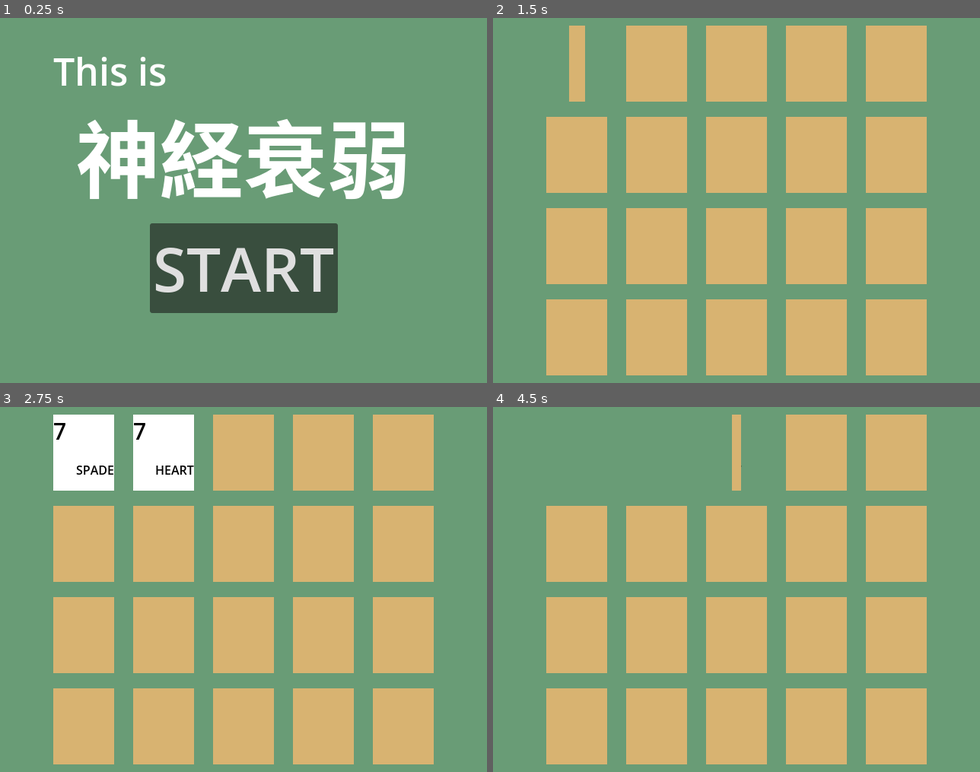
Above: before the commit, frames 1-4 (two rows, left to right).
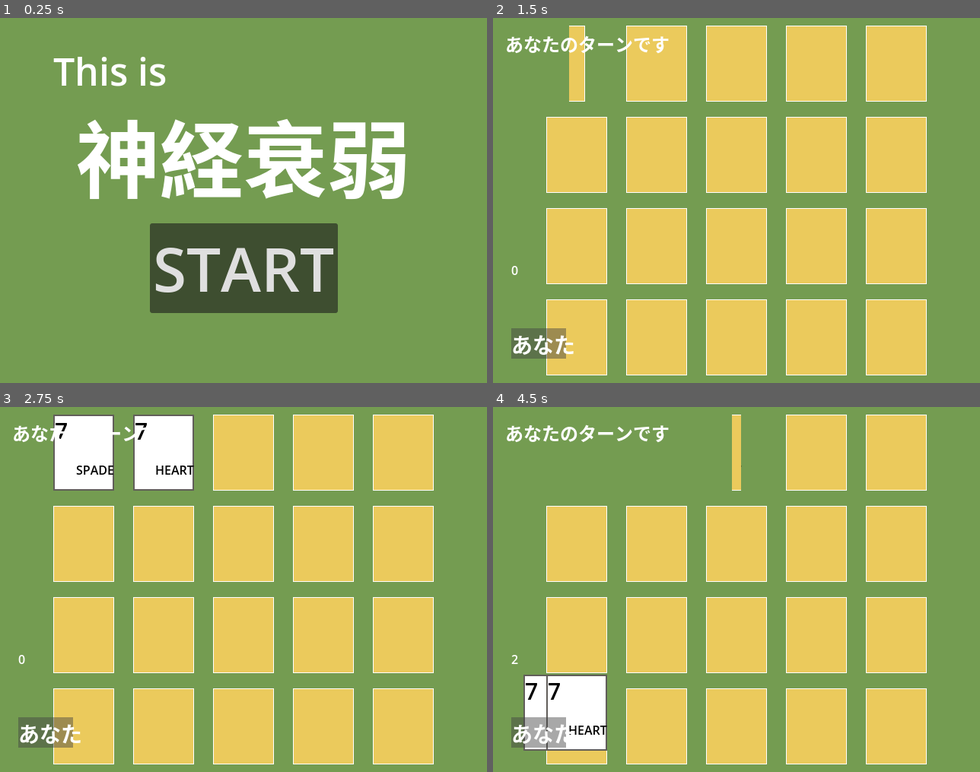
Above: after the commit, the same moments.

Repository: hirohito-doi/godot_concentration_experiment
Game: Godot game, scene res://main.tscn
Same seed, same stepped clock (60 frames per second), same inputs: the game is played once before the commit and once after it.
Inputs (mouse positions are in pixels of both pictures, inside the frame that each line leads up to):
- Up to frame 1 (0.25 s): no input
- Up to frame 2 (1.5 s): click "START" at 0.5 s; click (575, 61) at 1.27 s
- Up to frame 3 (2.75 s): click (165, 450) at 2.02 s
- Up to frame 4 (4.5 s): click (736, 450) at 2.77 s; tap Enter at 4.25 s

The runs differ from the first frame. In frame 1, 82% of the frame differs, in the area x 0-100%, y 0-100%; in frame 2, 53%; in frame 3, 51%; in frame 4, 59%.

Commit message:
ゲーム情報表示追加

Diff:
--- a/app/card.gd
+++ b/app/card.gd
@@ -8,6 +8,17 @@
 
 func set_property(new_index:int, new_number:int, new_suit:String) -> void:
 	index = new_index
+	number = new_number
+	suit = new_suit
+
+	$Face/Number.text = str(number)
+	$Face/Suit.text = suit
+
+# 手札に入ってきた場合の設定
+func set_for_hand(new_number:int, new_suit:String) -> void:
+	$ClickableArea.visible = false
+	$Back.visible = false
+
 	number = new_number
 	suit = new_suit
 
--- a/app/card.tscn
+++ b/app/card.tscn
@@ -1,34 +1,6 @@
 [gd_scene load_steps=7 format=3 uid="uid://5mn8xxs0vakp"]
 
 [ext_resource type="Script" path="res://card.gd" id="1_14qdi"]
-
-[sub_resource type="Animation" id="Animation_57esf"]
-resource_name = "reverse"
-length = 0.4
-tracks/0/type = "value"
-tracks/0/imported = false
-tracks/0/enabled = true
-tracks/0/path = NodePath(".:scale")
-tracks/0/interp = 2
-tracks/0/loop_wrap = true
-tracks/0/keys = {
-"times": PackedFloat32Array(0, 0.2, 0.4),
-"transitions": PackedFloat32Array(1, 1, 1),
-"update": 0,
-"values": [Vector2(1, 1), Vector2(0, 1), Vector2(1, 1)]
-}
-tracks/1/type = "value"
-tracks/1/imported = false
-tracks/1/enabled = true
-tracks/1/path = NodePath("Back:visible")
-tracks/1/interp = 1
-tracks/1/loop_wrap = true
-tracks/1/keys = {
-"times": PackedFloat32Array(0, 0.2),
-"transitions": PackedFloat32Array(1, 1),
-"update": 1,
-"values": [true, false]
-}
 
 [sub_resource type="Animation" id="Animation_h7iwa"]
 resource_name = "bad"
@@ -98,6 +70,34 @@
 "values": [Color(1, 1, 1, 1), Color(1, 1, 1, 0)]
 }
 
+[sub_resource type="Animation" id="Animation_57esf"]
+resource_name = "reverse"
+length = 0.4
+tracks/0/type = "value"
+tracks/0/imported = false
+tracks/0/enabled = true
+tracks/0/path = NodePath(".:scale")
+tracks/0/interp = 2
+tracks/0/loop_wrap = true
+tracks/0/keys = {
+"times": PackedFloat32Array(0, 0.2, 0.4),
+"transitions": PackedFloat32Array(1, 1, 1),
+"update": 0,
+"values": [Vector2(1, 1), Vector2(0, 1), Vector2(1, 1)]
+}
+tracks/1/type = "value"
+tracks/1/imported = false
+tracks/1/enabled = true
+tracks/1/path = NodePath("Back:visible")
+tracks/1/interp = 1
+tracks/1/loop_wrap = true
+tracks/1/keys = {
+"times": PackedFloat32Array(0, 0.2),
+"transitions": PackedFloat32Array(1, 1),
+"update": 1,
+"values": [true, false]
+}
+
 [sub_resource type="Animation" id="Animation_kc17v"]
 resource_name = "set"
 length = 0.1
@@ -152,10 +152,24 @@
 offset_bottom = 10.0
 grow_horizontal = 2
 grow_vertical = 2
+color = Color(0.380392, 0.368627, 0.352941, 1)
+
+[node name="ColorRect" type="ColorRect" parent="Face"]
+layout_mode = 1
+anchors_preset = 15
+anchor_right = 1.0
+anchor_bottom = 1.0
+offset_left = 2.0
+offset_top = 2.0
+offset_right = -2.0
+offset_bottom = -2.0
+grow_horizontal = 2
+grow_vertical = 2
 
 [node name="Number" type="Label" parent="Face"]
 layout_mode = 0
-offset_right = 40.0
+offset_left = 2.0
+offset_right = 42.0
 offset_bottom = 45.0
 theme_override_colors/font_color = Color(0, 0, 0, 1)
 theme_override_font_sizes/font_size = 30
@@ -184,7 +198,19 @@
 offset_bottom = 10.0
 grow_horizontal = 2
 grow_vertical = 2
-color = Color(0.847059, 0.701961, 0.443137, 1)
+
+[node name="ColorRect" type="ColorRect" parent="Back"]
+layout_mode = 1
+anchors_preset = 15
+anchor_right = 1.0
+anchor_bottom = 1.0
+offset_left = 1.0
+offset_top = 1.0
+offset_right = -1.0
+offset_bottom = -1.0
+grow_horizontal = 2
+grow_vertical = 2
+color = Color(0.921569, 0.792157, 0.360784, 1)
 
 [node name="ClickableArea" type="TextureButton" parent="."]
 layout_mode = 1
--- a/app/common/global.gd
+++ b/app/common/global.gd
@@ -2,3 +2,6 @@
 
 # see: https://docs.godotengine.org/en/stable/tutorials/scripting/singletons_autoload.html
 var can_control = true
+
+var obtain_cards:Array = []
+var obtain_cards_opponent:Array = []
--- /dev/null
+++ b/app/game_info.gd
@@ -0,0 +1,24 @@
+extends CanvasLayer
+
+@export var card_scene: PackedScene
+
+func _process(delta: float) -> void:
+	$PlayerInfoContainer/Score.text = str(Global.obtain_cards.size())
+
+
+func set_info() -> void:
+	visible = true
+
+
+func end_game() -> void:
+	visible = false
+
+
+func get_cards(card_0, card_1) -> void:
+	var cardInstance_0 = card_scene.instantiate()
+	cardInstance_0.set_for_hand(card_0.number, card_0.suit)
+	$PlayerInfoContainer/CardArea.add_child(cardInstance_0)
+
+	var cardInstance_1 = card_scene.instantiate()
+	cardInstance_1.set_for_hand(card_1.number, card_1.suit)
+	$PlayerInfoContainer/CardArea.add_child(cardInstance_1)
--- /dev/null
+++ b/app/game_info.tscn
@@ -0,0 +1,69 @@
+[gd_scene load_steps=3 format=3 uid="uid://crlcg66sy3nm8"]
+
+[ext_resource type="Script" path="res://game_info.gd" id="1_6322w"]
+[ext_resource type="PackedScene" uid="uid://5mn8xxs0vakp" path="res://card.tscn" id="2_6chd0"]
+
+[node name="GameInfo" type="CanvasLayer"]
+script = ExtResource("1_6322w")
+card_scene = ExtResource("2_6chd0")
+
+[node name="CurrentTurnLabel" type="Label" parent="."]
+offset_left = 16.0
+offset_top = 16.0
+offset_right = 188.0
+offset_bottom = 52.0
+theme_override_font_sizes/font_size = 24
+text = "あなたのターンです"
+
+[node name="PlayerInfoContainer" type="Control" parent="."]
+layout_mode = 3
+anchors_preset = 2
+anchor_top = 1.0
+anchor_bottom = 1.0
+grow_vertical = 0
+
+[node name="CardArea" type="HBoxContainer" parent="PlayerInfoContainer"]
+layout_mode = 0
+offset_left = 40.0
+offset_top = -128.0
+offset_right = 150.0
+offset_bottom = -28.0
+theme_override_constants/separation = -50
+
+[node name="NameBackground" type="ColorRect" parent="PlayerInfoContainer"]
+layout_mode = 0
+offset_left = 24.0
+offset_top = -72.0
+offset_right = 96.0
+offset_bottom = -32.0
+color = Color(0.254902, 0.254902, 0.254902, 0.458824)
+
+[node name="Name" type="Label" parent="PlayerInfoContainer/NameBackground"]
+layout_mode = 1
+anchors_preset = 2
+anchor_top = 1.0
+anchor_bottom = 1.0
+offset_top = -40.0
+offset_right = 71.0
+offset_bottom = 2.0
+grow_vertical = 0
+theme_override_colors/font_outline_color = Color(0, 0, 0, 1)
+theme_override_font_sizes/font_size = 28
+text = "あなた"
+
+[node name="Score" type="Label" parent="PlayerInfoContainer"]
+layout_mode = 0
+offset_left = 24.0
+offset_top = -160.0
+offset_right = 64.0
+offset_bottom = -137.0
+text = "20"
+
+[node name="OpponentInfoContainer" type="Control" parent="."]
+layout_mode = 3
+anchors_preset = 1
+anchor_left = 1.0
+anchor_right = 1.0
+offset_left = -40.0
+offset_bottom = 40.0
+grow_horizontal = 0
--- a/app/main.gd
+++ b/app/main.gd
@@ -8,14 +8,15 @@
 @onready var deck:Array = utils.create_trump_deck()
 var game_deck_origin:Array
 var game_deck_current:Array
-var obtain_cards:Array = []
-var obtain_cards_opponent:Array = []
 var revealing_cards_index:Array = []
 
 const FIELD_CARD_LIMIT = 20
 
 
 func start_game() -> void:
+	# ゲーム情報を表示
+	$GameInfo.set_info();
+
 	# ゲームに使用するカードを決定する
 	game_deck_origin = utils.setup_game_deck(deck)
 	game_deck_current = game_deck_origin.duplicate()
@@ -39,7 +40,7 @@
 
 func restart_game() -> void:
 	# 初期化が必要なデータの対応
-	obtain_cards = []
+	Global.obtain_cards = []
 
 	# 場のカードインスタンスを削除
 	for c in $Field.get_children():
@@ -74,11 +75,13 @@
 		$Field.get_child(index_1).hide_card()
 
 		# 自分の手札に加える
-		obtain_cards.push_back(target_card_0)
-		obtain_cards.push_back(target_card_1)
+		Global.obtain_cards.push_back(target_card_0)
+		Global.obtain_cards.push_back(target_card_1)
+		$GameInfo.get_cards(target_card_0, target_card_1)
 
 		# 終了判定
-		if obtain_cards.size() == FIELD_CARD_LIMIT:
+		if Global.obtain_cards.size() == 4: #FIELD_CARD_LIMIT:
+			$GameInfo.end_game()
 			$Result.show_result()
 	else:
 		# 一致していなければ元に戻す
--- a/app/main.tscn
+++ b/app/main.tscn
@@ -1,7 +1,8 @@
-[gd_scene load_steps=5 format=3 uid="uid://wb0nc63je6ay"]
+[gd_scene load_steps=6 format=3 uid="uid://wb0nc63je6ay"]
 
 [ext_resource type="Script" path="res://main.gd" id="1_6snme"]
 [ext_resource type="PackedScene" uid="uid://5mn8xxs0vakp" path="res://card.tscn" id="1_f16yg"]
+[ext_resource type="PackedScene" uid="uid://crlcg66sy3nm8" path="res://game_info.tscn" id="3_7b4mj"]
 [ext_resource type="PackedScene" uid="uid://b1aqwhm3dsdwl" path="res://ui/start_menu.tscn" id="3_gbwy1"]
 [ext_resource type="PackedScene" uid="uid://dqxk4n4tk1ftu" path="res://ui/result.tscn" id="4_rhvqd"]
 
@@ -15,7 +16,7 @@
 anchor_bottom = 1.0
 grow_horizontal = 2
 grow_vertical = 2
-color = Color(0.411765, 0.611765, 0.462745, 1)
+color = Color(0.454902, 0.611765, 0.317647, 1)
 
 [node name="Field" type="GridContainer" parent="."]
 custom_minimum_size = Vector2(500, 400)
@@ -34,6 +35,9 @@
 theme_override_constants/v_separation = 20
 columns = 5
 
+[node name="GameInfo" parent="." instance=ExtResource("3_7b4mj")]
+visible = false
+
 [node name="StartMenu" parent="." instance=ExtResource("3_gbwy1")]
 
 [node name="Result" parent="." instance=ExtResource("4_rhvqd")]
Not shown, added: app/gam96B.tmp
Not shown, added: app/gamFDF2.tmp
